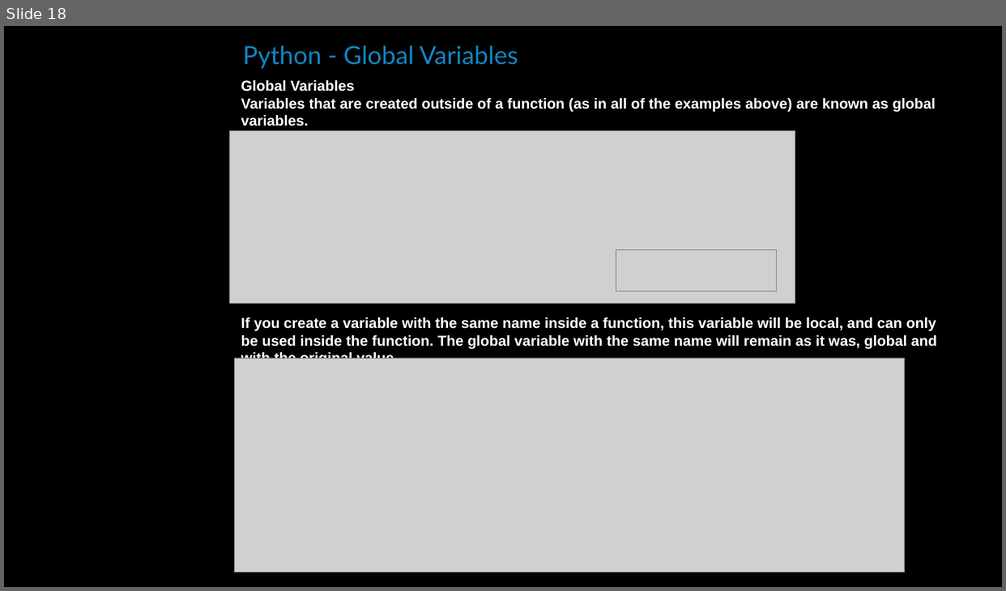
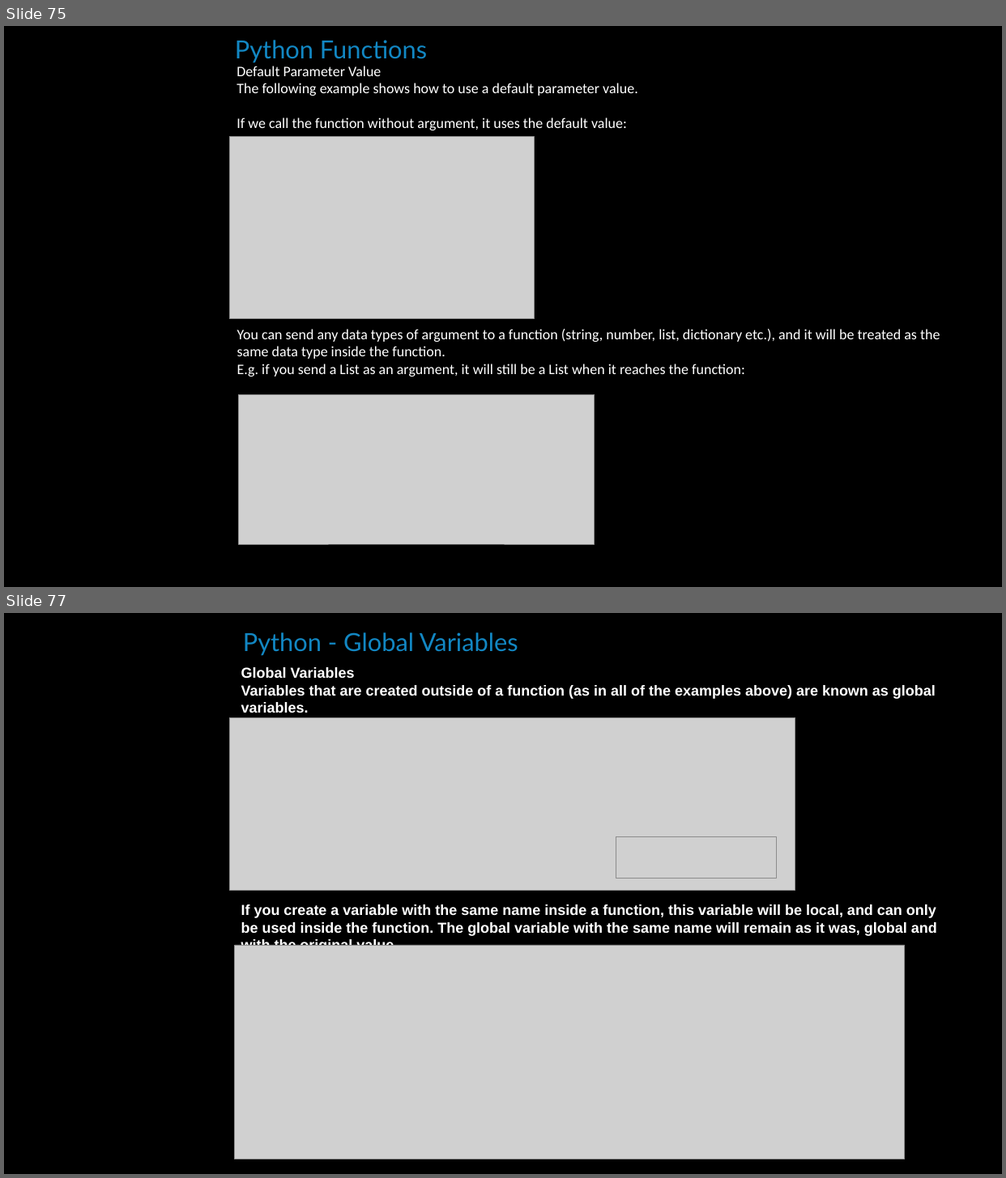
Before and after one commit to simon-pikalov/Ariel_OOP_2020, a slide deck: Classes/week_09/TA/simon_group/oop9.pptx. Shown one above the other, each under a label of ours: slide 18 before the commit, slides 75 and 77 after it; the slides between them are not shown. The pictures are 1006x591 and 1006x1178 pixels, drawn with LibreOffice and Linux fonts; fonts in the diff are those of the drawing; grey boxes stand for pictures; background and template pictures are left out. Boxes give left, top, right and bottom in pixels: in the first picture for what was removed or moved away, otherwise in the second. Text is boxed around its words. In the diff, an @@ line names an element or a change of style, - is before the commit and + after.

```diff
--- a/Classes/week_09/TA/simon_group/oop9.pptx
+++ b/Classes/week_09/TA/simon_group/oop9.pptx
@@ slide 75 added at (x1=4, y1=26, x2=1002, y2=587), background #000000 @@
@@ text added at (x1=235, y1=40, x2=427, y2=63), 24 pt, text #1287C3 @@
+Python Functions
@@ text added at (x1=236, y1=66, x2=638, y2=130), 14 pt, text #FFFFFF @@
+Default Parameter Value
+The following example shows how to use a default parameter value.
+If we call the function without argument, it uses the default value:
@@ picture added at (x1=229, y1=136, x2=534, y2=318) @@
@@ text added at (x1=237, y1=329, x2=940, y2=377), 14 pt, text #FFFFFF @@
+You can send any data types of argument to a function (string, number, list, dictionary etc.), and it will be treated as the same data type inside the function.
+E.g. if you send a List as an argument, it will still be a List when it reaches the function:
@@ picture added at (x1=238, y1=395, x2=594, y2=544) @@
@@ what was slide 18 is now slide 77 @@
```
Also in this commit, not shown: 3 slides changed, 20 other slides added, 3 slides removed, 3 other files.
